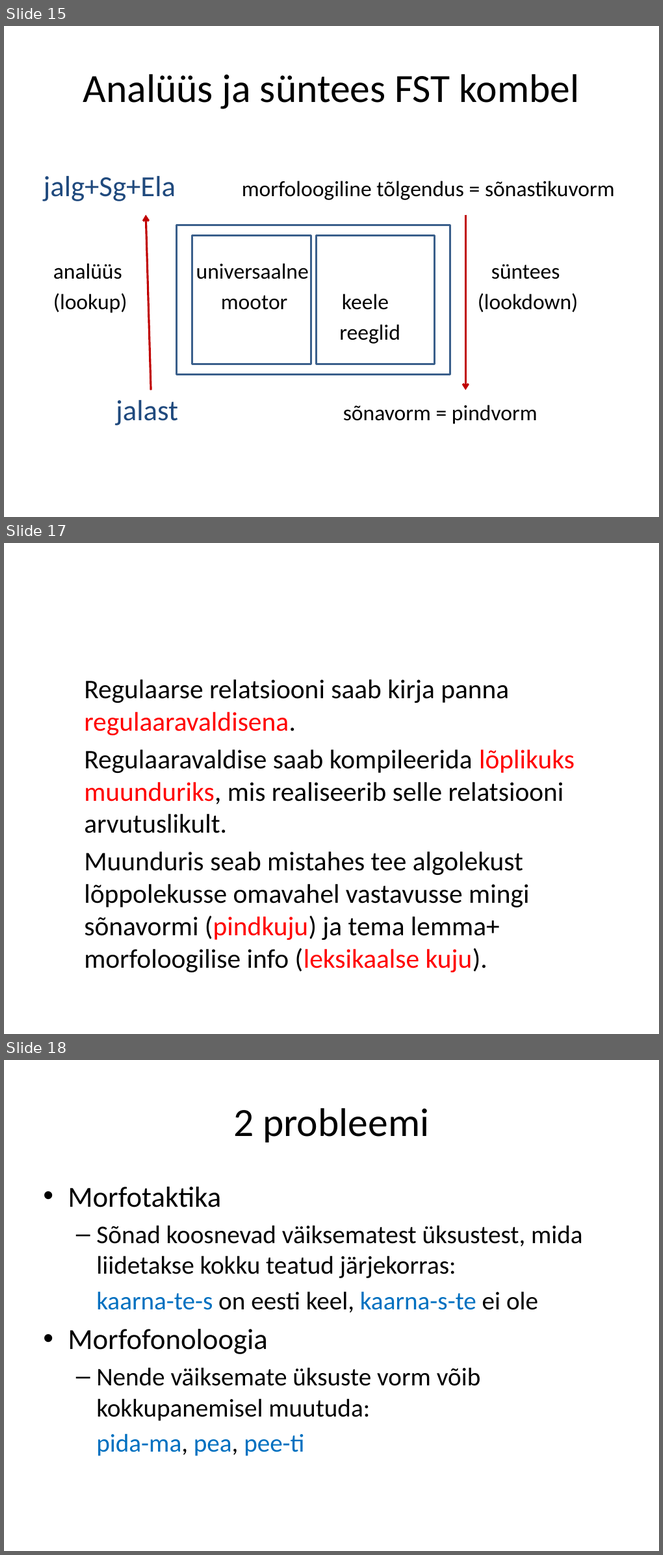
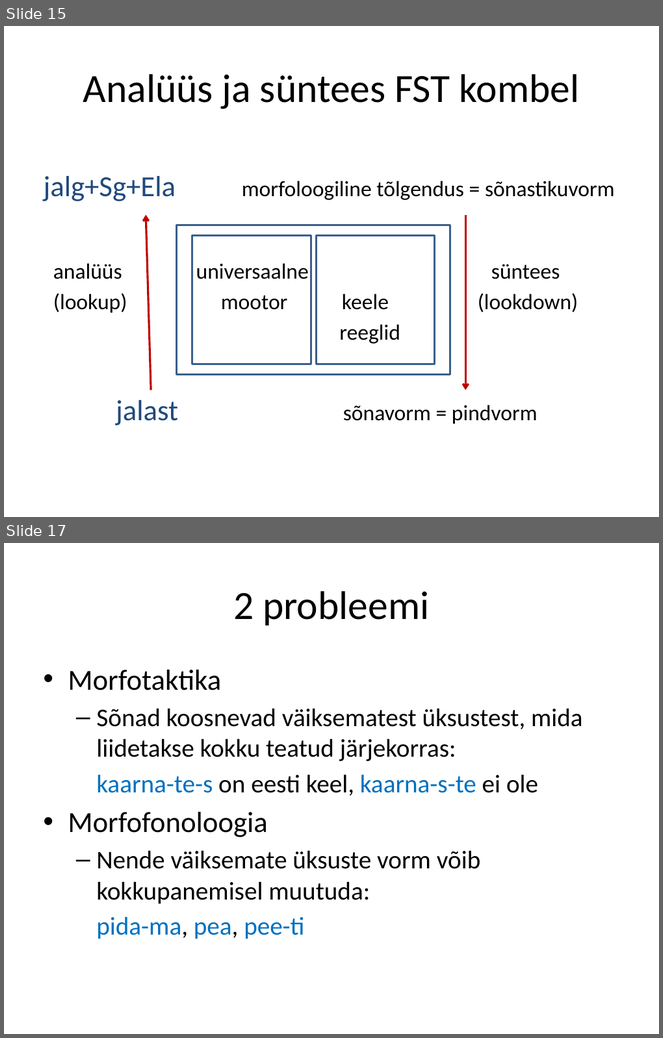
Before and after one commit to merisiga/arvutimorf2024, a slide deck: loengud/loeng2.pptx. Shown one above the other, each under a label of ours: slides 15, 17 and 18 before the commit, slides 15 and 17 after it; the slides between them are not shown. The pictures are 663x1555 and 663x1038 pixels, drawn with LibreOffice and Linux fonts; fonts in the diff are those of the drawing. Boxes give left, top, right and bottom in pixels: in the first picture for what was removed or moved away, otherwise in the second. Text is boxed around its words. In the diff, an @@ line names an element or a change of style, - is before the commit and + after.

```diff
--- a/loengud/loeng2.pptx
+++ b/loengud/loeng2.pptx
@@ slide 17 removed at <box>4,543,659,1034</box>, background #FFFFFF @@
@@ text removed at <box>84,679,575,973</box> @@
-• Regulaarse relatsiooni saab kirja panna regulaaravaldisena.
-• Regulaaravaldise saab kompileerida lõplikuks muunduriks, mis realiseerib selle relatsiooni arvutuslikult.
-• Muunduris seab mistahes tee algolekust lõppolekusse omavahel vastavusse mingi sõnavormi (pindkuju) ja tema lemma+ morfoloogilise info (leksikaalse kuju).
@@ what was slide 18 is now slide 17 @@
```
Also in this commit, not shown: 2 slides changed, 1 other file.
